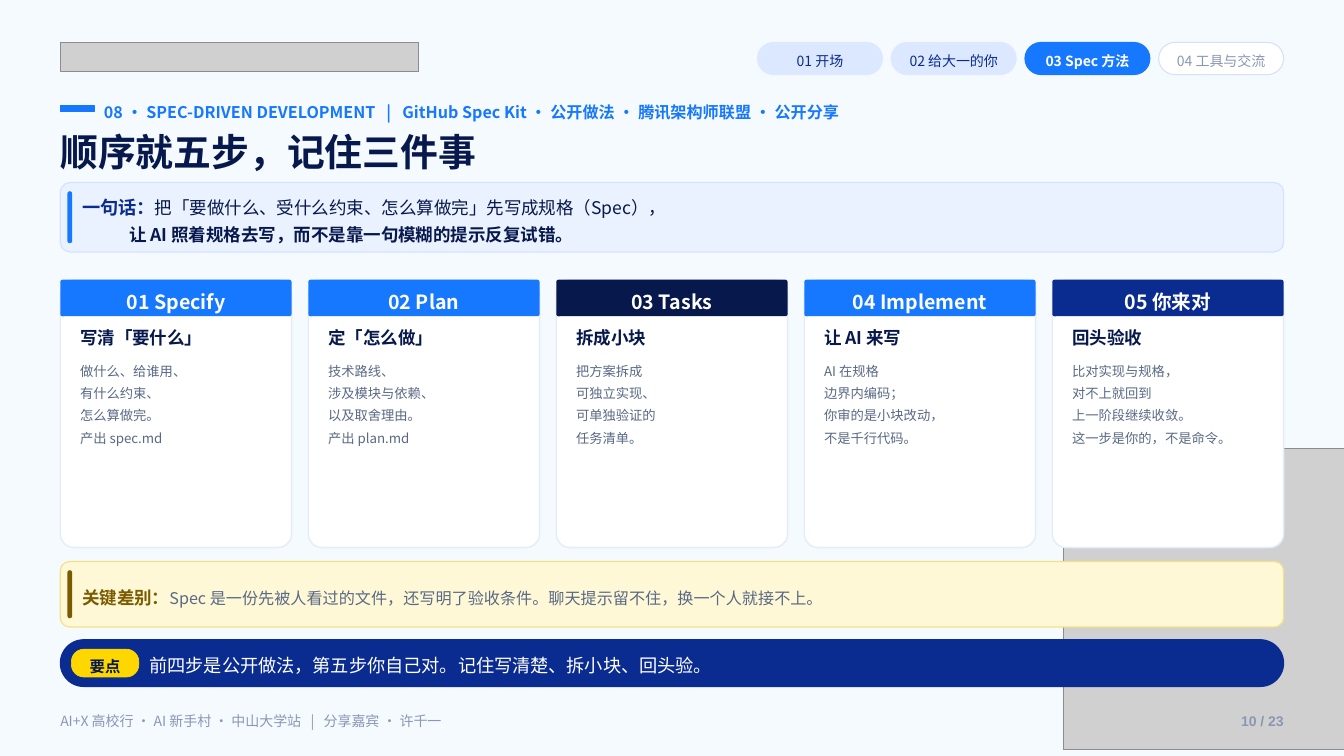
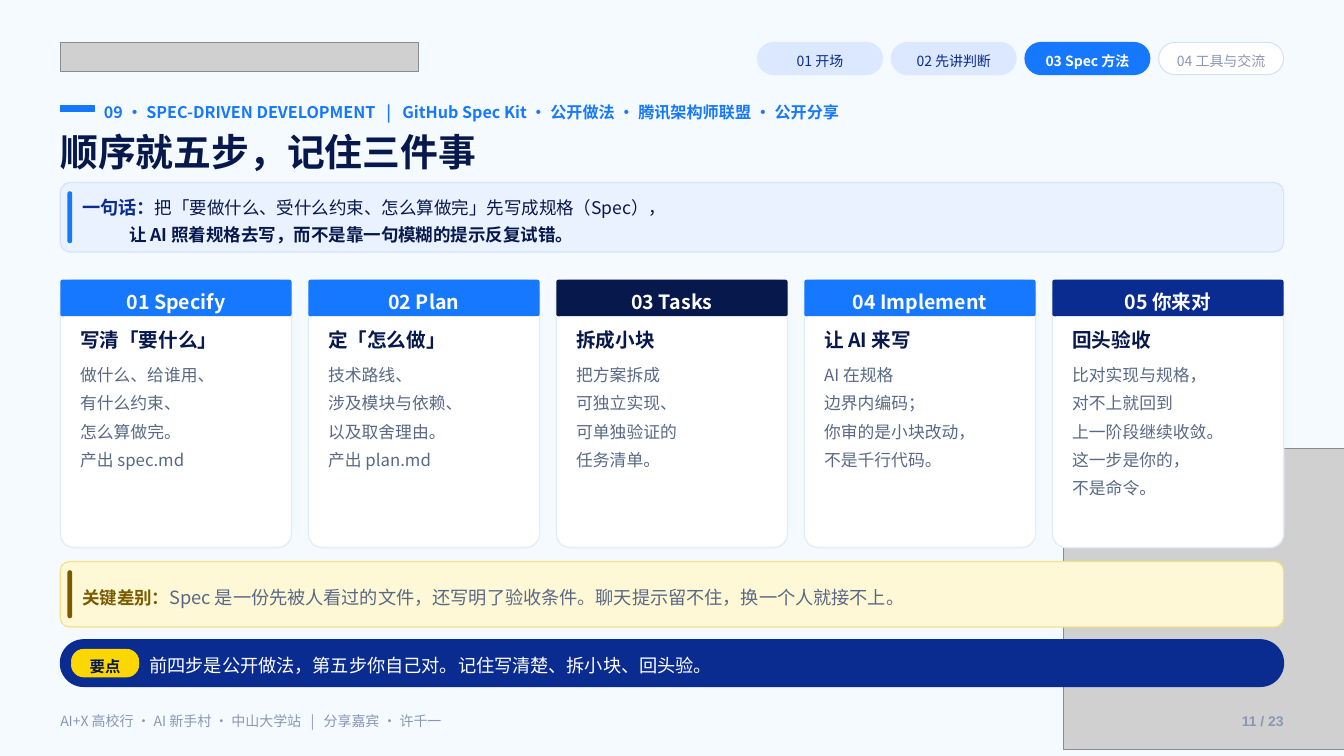
Before and after one commit to Frocir/aix-talk, a slide deck: slide 11 of aix-talk-26pages.pptx (slide 10 before the commit). Drawn at 1344x756 pixels with LibreOffice and Linux fonts; fonts in the diff are those of the drawing; grey boxes stand for pictures. Boxes give left, top, right and bottom in pixels: in the first picture for what was removed or moved away, otherwise in the second. Text is boxed around its words. In the diff, an @@ line names an element or a change of style, - is before the commit and + after.

```diff
--- a/aix-talk-26pages.pptx
+++ b/aix-talk-26pages.pptx
@@ text at (917,54,991,67): text changed @@
-02 给大一的你
+02 先讲判断
@@ size 12.5 to 14 pt in 5 elements at (80,330,217,349), (328,330,446,349), (576,330,655,349), (824,330,911,349), (1072,330,1151,349) @@
@@ size 9.5 to 12 pt in 4 elements at (80,367,214,470), (328,367,462,470), (576,367,677,468), (824,367,975,468) @@
@@ text at (1072,367,1223,440): size 9.5 to 12 pt in "比对实现与规格，", "对不上就回到", "上一阶段继续收敛。" @@
@@ text at (1072,452,1190,496): text changed; size 9.5 to 12 pt @@
-这一步是你的，不是命令。
+这一步是你的，
+不是命令。
@@ text "关键差别：Spec 是一份先被人看过的文件，还写明了验收条件。聊天提示留不住，换一个人就接不上。" at (82,588,904,608): size 11.5 to 13 pt in "关键差别：Spec 是一份先被人看过的文件，还写明了验收条件。聊天提示留不住，换一个人就接不上。" @@
@@ text at (1242,716,1284,726): text changed @@
-10 / 23
+11 / 23
```
Also in this commit, not shown: 20 other slides changed, 1 other file.
